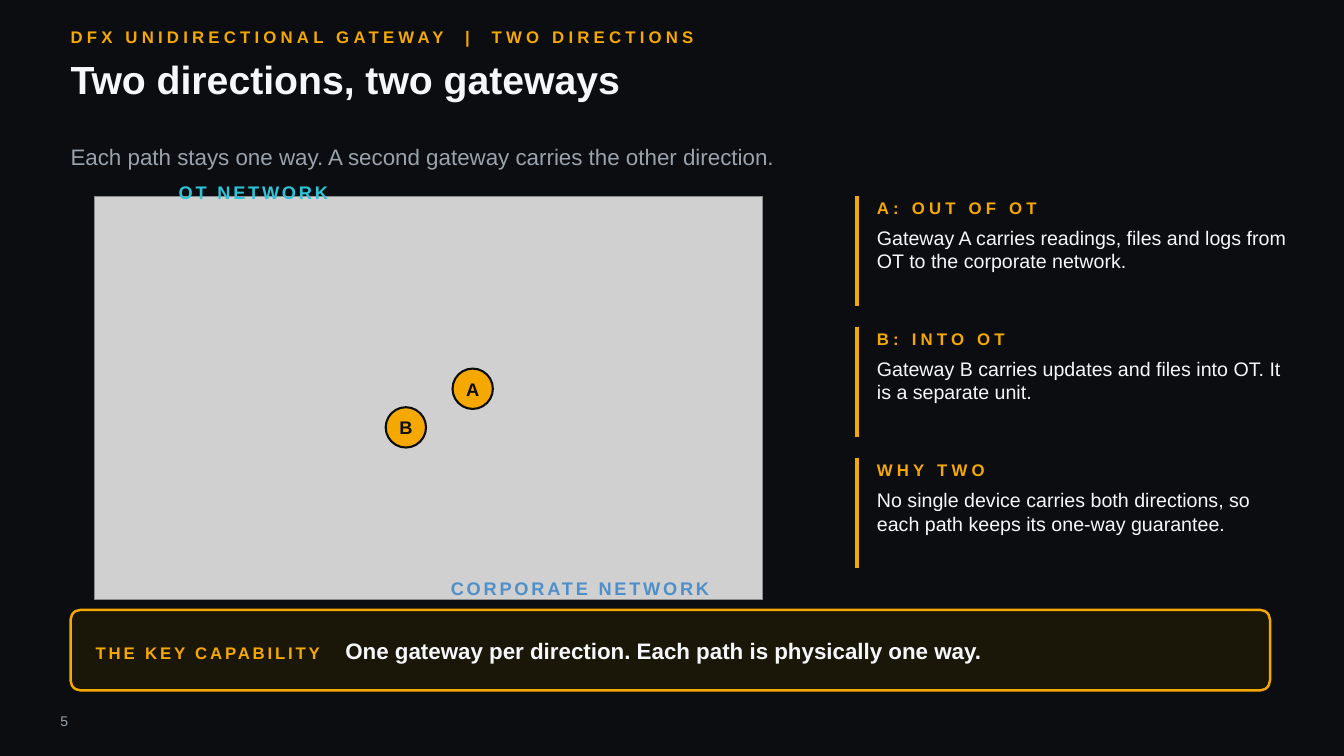
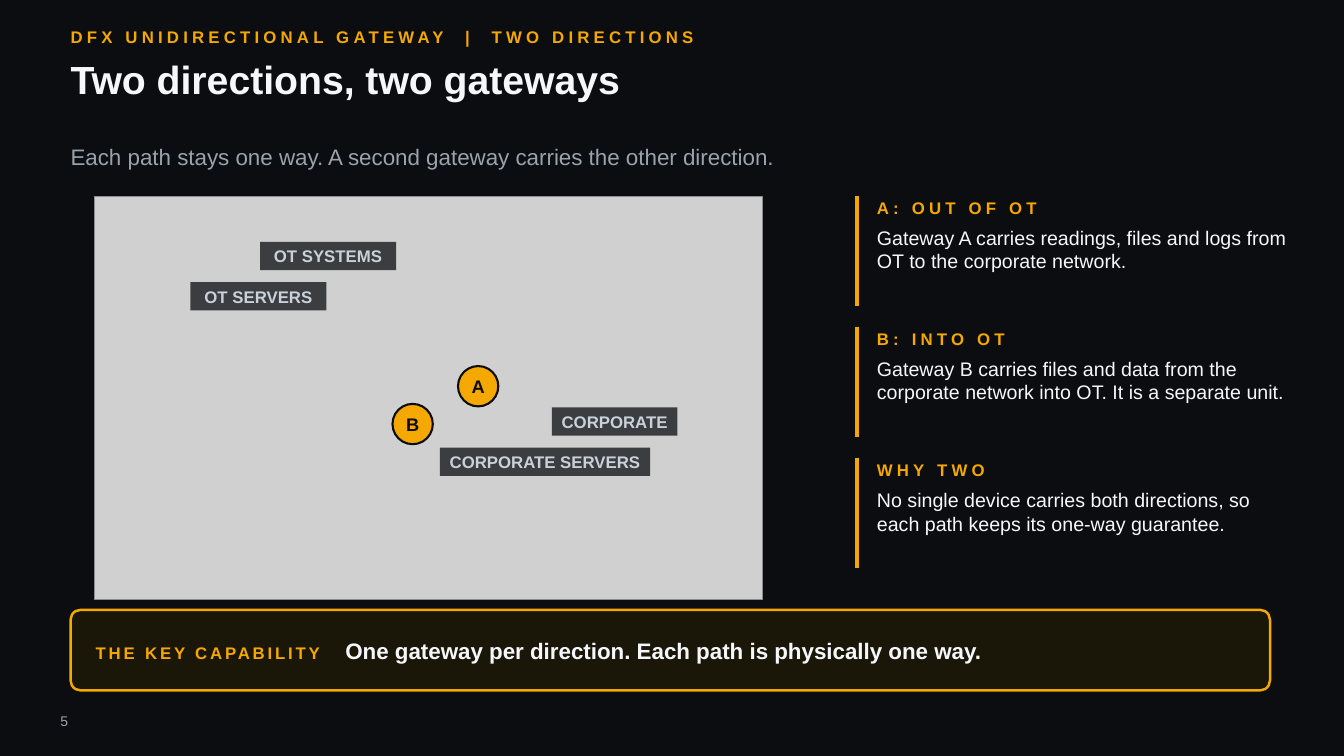
Before and after one commit to hybridus/DFX_Marketing, a slide deck: slide 5 of Projects/04_Presales_Gateway_Deck/pilot/raw.pptx. Drawn at 1344x756 pixels with LibreOffice and Linux fonts; fonts in the diff are those of the drawing; grey boxes stand for pictures; background and template pictures are left out. Boxes give left, top, right and bottom in pixels: in the first picture for what was removed or moved away, otherwise in the second. Text is boxed around its words. In the diff, an @@ line names an element or a change of style, - is before the commit and + after.

```diff
--- a/Projects/04_Presales_Gateway_Deck/pilot/raw.pptx
+++ b/Projects/04_Presales_Gateway_Deck/pilot/raw.pptx
@@ text removed at box(179, 185, 328, 203) @@
-OT NETWORK
@@ rectangle added at box(260, 242, 396, 270), fill #0B0D10 at 75% opacity, 12 pt, text #C9D1DA, bold @@
+OT SYSTEMS
@@ rectangle added at box(191, 282, 327, 311), fill #0B0D10 at 75% opacity, 12 pt, text #C9D1DA, bold @@
+OT SERVERS
@@ text at box(877, 361, 1284, 403): text changed @@
-Gateway B carries updates and files into OT. It is a separate unit.
+Gateway B carries files and data from the corporate network into OT. It is a separate unit.
@@ 2 texts, 2 ellipses: place and size @@
-2 texts, 2 ellipses at box(386, 369, 493, 448)
+2 texts, 2 ellipses at box(392, 366, 498, 445)
@@ rectangle added at box(553, 407, 679, 436), fill #0B0D10 at 75% opacity, 12 pt, text #C9D1DA, bold @@
+CORPORATE
@@ rectangle added at box(441, 448, 650, 476), fill #0B0D10 at 75% opacity, 12 pt, text #C9D1DA, bold @@
+CORPORATE SERVERS
@@ text removed at box(451, 573, 793, 603) @@
-CORPORATE NETWORK
```
Also in this commit, not shown: 19 other slides changed, 38 other files.
